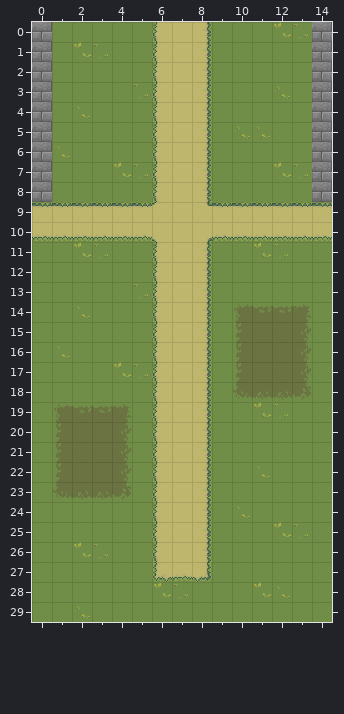
Tiled map: assets/maps/map2.tmx. The picture above is the old version.
Cells are 32x32 px. Shown: x 0..14, y 0..29.
The result:
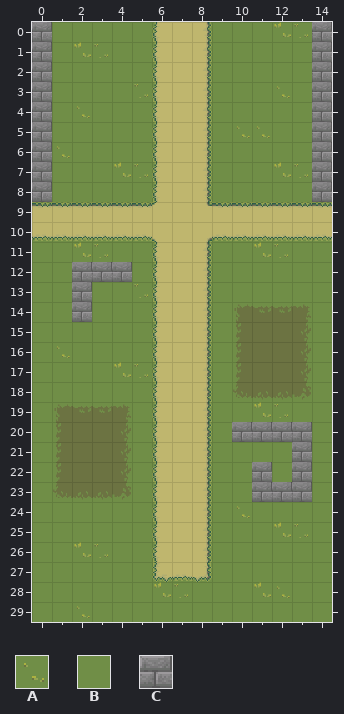
Key: from "grass": A 3, B 9; from "stonebrick": C 0.
_ is an empty cell.
Change:
Layer "map2":
Tile A becomes tile C in row 14 at x 2; in row 22 at x 11.
Tile B becomes tile C in row 12 at x 2 to 4; in row 13 at x 2; in row 20 at x 10 to 13; in rows 21 to 22 at x 13; in row 23 at x 11 to 13.
Changed places in both pictures, as pixel boxes (x1, y1, x2, y2):
changed: (72, 262, 132, 322)
changed: (232, 422, 312, 502)
